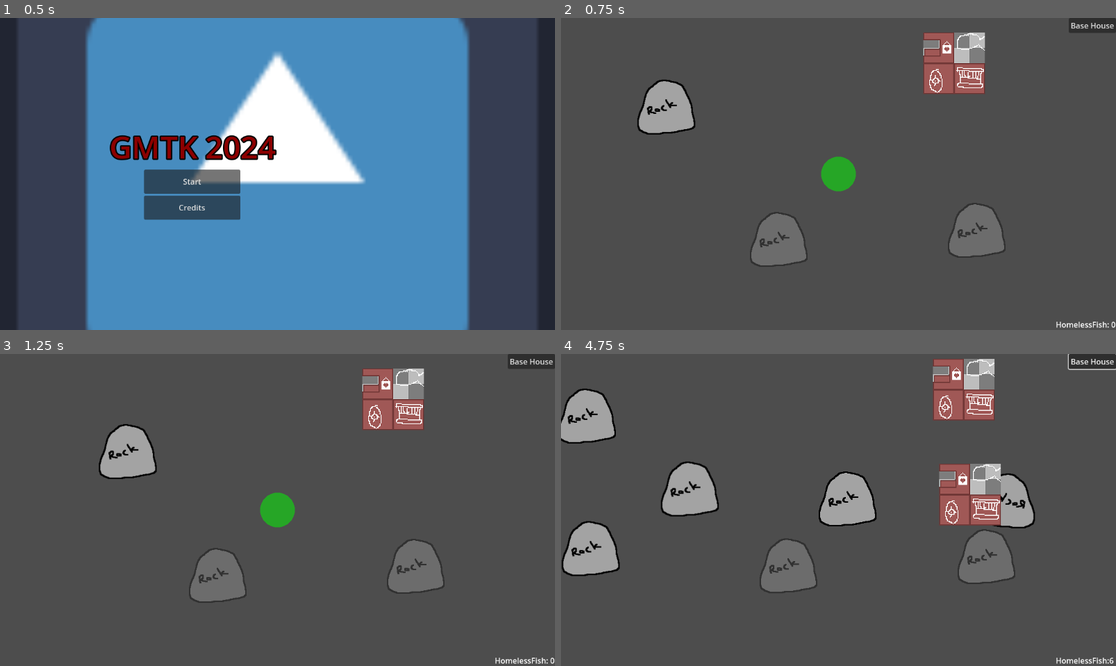
Above: before the commit, frames 1-4 (two rows, left to right).
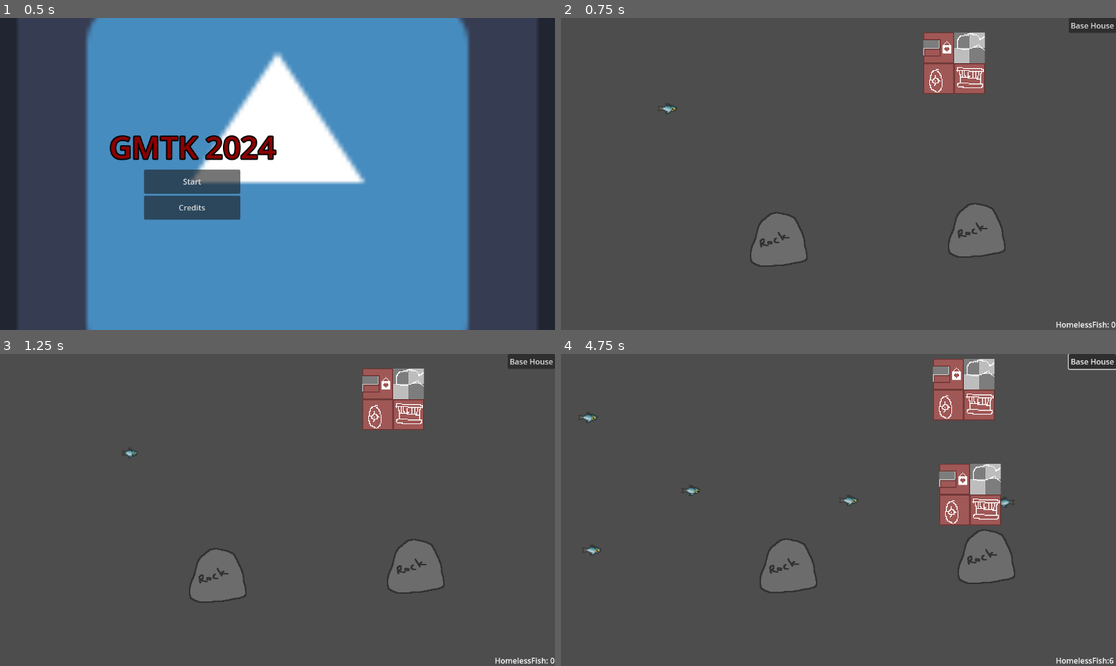
Above: after the commit, the same moments.

Repository: Glue-N-Wrench/built-for-scales
Game: Godot game, scene res://PlayableScenes/MainMenu.tscn
Same seed, same stepped clock (60 frames per second), same inputs: the game is played once before the commit and once after it. The engine's default icon, where the game draws it, is replaced by a stand-in: a white triangle on a blue panel in a dark square.
Inputs (mouse positions are in pixels of both pictures, inside the frame that each line leads up to):
- Up to frame 1 (0.5 s): no input
- Up to frame 2 (0.75 s): click "Start" at 0.5 s
- Up to frame 3 (1.25 s): no input
- Up to frame 4 (4.75 s): click "Base House" at 1.25 s; click "Base House" at 2 s; click "Base House" at 2.75 s; move the mouse to (960, 494) at 3.52 s; tap S (camera_down) at 3.6 s; click (960, 494) at 3.67 s; move the mouse to (727, 525) at 4.27 s; tap A (camera_left) at 4.35 s; click (727, 525) at 4.42 s

Frame 1 is identical in both runs. In frame 2, 2.0% of the frame differs, in the area x 13-54%, y 19-56%; in frame 3, 2.0%; in frame 4, 6.5%, in the area x 0-86%, y 11-72%.

Commit message:
added art to fish

Diff:
--- a/Objects/Fish/fish.tscn
+++ b/Objects/Fish/fish.tscn
@@ -1,20 +1,75 @@
-[gd_scene load_steps=4 format=3 uid="uid://bkij0finue12o"]
+[gd_scene load_steps=12 format=3 uid="uid://bkij0finue12o"]
 
-[ext_resource type="Texture2D" uid="uid://bjqtcrfaw0ymf" path="res://Objects/Houses/rocktest.png" id="1_3gfu5"]
+[ext_resource type="Texture2D" uid="uid://b624syfuys1cu" path="res://Objects/Fish/fishanim_anchovy_strip8.png" id="1_ek2vy"]
 [ext_resource type="Script" path="res://Objects/Fish/Fish.gd" id="2_mf5g3"]
+
+[sub_resource type="AtlasTexture" id="AtlasTexture_p7d5w"]
+atlas = ExtResource("1_ek2vy")
+region = Rect2(25, 0, 25, 25)
+
+[sub_resource type="AtlasTexture" id="AtlasTexture_8nr1o"]
+atlas = ExtResource("1_ek2vy")
+region = Rect2(75, 0, 25, 25)
+
+[sub_resource type="AtlasTexture" id="AtlasTexture_ae8h7"]
+atlas = ExtResource("1_ek2vy")
+region = Rect2(125, 0, 25, 25)
+
+[sub_resource type="AtlasTexture" id="AtlasTexture_2kmc4"]
+atlas = ExtResource("1_ek2vy")
+region = Rect2(175, 0, 25, 25)
+
+[sub_resource type="AtlasTexture" id="AtlasTexture_cs7n3"]
+atlas = ExtResource("1_ek2vy")
+region = Rect2(225, 0, 25, 25)
+
+[sub_resource type="AtlasTexture" id="AtlasTexture_axn3b"]
+atlas = ExtResource("1_ek2vy")
+region = Rect2(275, 0, 25, 25)
+
+[sub_resource type="AtlasTexture" id="AtlasTexture_0ny6q"]
+atlas = ExtResource("1_ek2vy")
+region = Rect2(325, 0, 25, 25)
+
+[sub_resource type="AtlasTexture" id="AtlasTexture_8gdh7"]
+atlas = ExtResource("1_ek2vy")
+region = Rect2(375, 0, 25, 25)
 
 [sub_resource type="SpriteFrames" id="SpriteFrames_rv5dp"]
 animations = [{
 "frames": [{
 "duration": 1.0,
-"texture": ExtResource("1_3gfu5")
+"texture": SubResource("AtlasTexture_p7d5w")
+}, {
+"duration": 1.0,
+"texture": SubResource("AtlasTexture_8nr1o")
+}, {
+"duration": 1.0,
+"texture": SubResource("AtlasTexture_ae8h7")
+}, {
+"duration": 1.0,
+"texture": SubResource("AtlasTexture_2kmc4")
+}, {
+"duration": 1.0,
+"texture": SubResource("AtlasTexture_cs7n3")
+}, {
+"duration": 1.0,
+"texture": SubResource("AtlasTexture_axn3b")
+}, {
+"duration": 1.0,
+"texture": SubResource("AtlasTexture_0ny6q")
+}, {
+"duration": 1.0,
+"texture": SubResource("AtlasTexture_8gdh7")
 }],
 "loop": true,
 "name": &"default",
-"speed": 5.0
+"speed": 10.0
 }]
 
 [node name="Fish" type="AnimatedSprite2D"]
+scale = Vector2(2, 2)
 sprite_frames = SubResource("SpriteFrames_rv5dp")
+autoplay = "default"
+frame_progress = 0.0948922
 script = ExtResource("2_mf5g3")
-speed = null
--- a/PlayableScenes/MainLevel.tscn
+++ b/PlayableScenes/MainLevel.tscn
@@ -8,6 +8,7 @@
 [ext_resource type="PackedScene" uid="uid://bkij0finue12o" path="res://Objects/Fish/fish.tscn" id="4_tnhlq"]
 
 [node name="MainLevel" type="Node2D"]
+texture_filter = 1
 
 [node name="BaseHouse" parent="." instance=ExtResource("1_khujv")]
 position = Vector2(240, -230)
@@ -27,7 +28,6 @@
 
 [node name="Fish" parent="FishMaster" instance=ExtResource("4_tnhlq")]
 position = Vector2(-372, -142)
-speed = 100
 
 [node name="PlacementController" type="Node2D" parent="."]
 script = ExtResource("3_c281c")
--- a/UI/BuldingMenu/PlacementController.gd
+++ b/UI/BuldingMenu/PlacementController.gd
@@ -39,6 +39,3 @@
 		else:
 			selectedObject.modulate = Color(1,0,0,0.5)#red
 			validPlace = false
-
-func _draw():
-	draw_circle(Vector2.ZERO, 36, Color(0,1,0,0.5))
Binary file added: Objects/Fish/fishanim_anchovy_strip8.png
Not shown, added: Objects/Fish/fishanim_anchovy_strip8.png.import
Binary file added: Objects/Fish/fishanim_catfish_strip8.png
Not shown, added: Objects/Fish/fishanim_catfish_strip8.png.import
Binary file added: Objects/Fish/fishanim_jellyfish_strip10.png
Not shown, added: Objects/Fish/fishanim_jellyfish_strip10.png.import
Binary file added: Objects/Fish/fishanim_scad_strip8.png
Not shown, added: Objects/Fish/fishanim_scad_strip8.png.import
